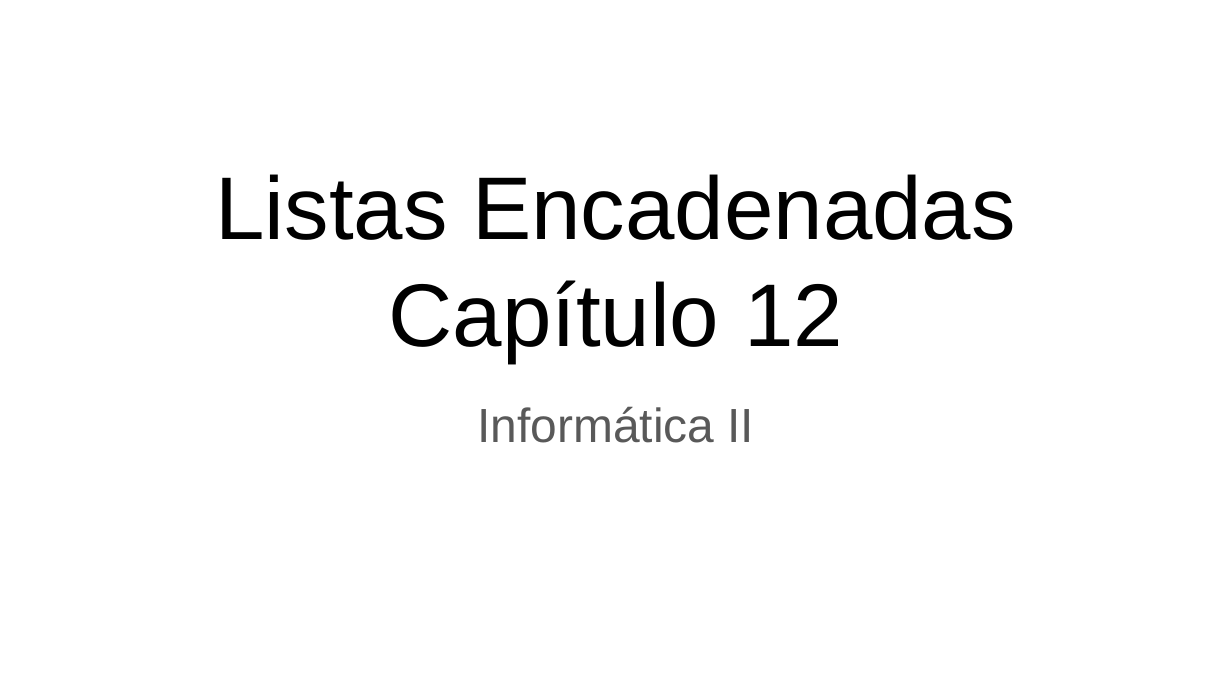
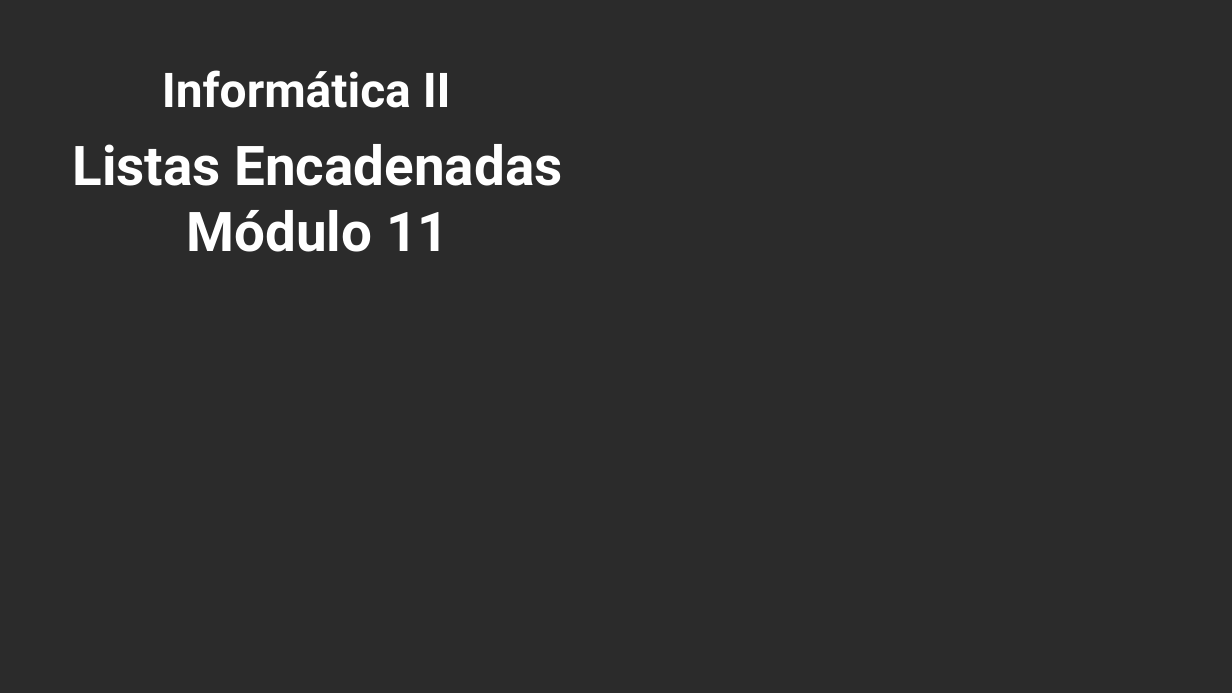
Before and after one commit to OMardil/INFO2, a slide deck: slide 1 of MOD11_Listas/01 Presentacion/INFO2_MOD11-Listas.pptx. Drawn at 1232x693 pixels with LibreOffice and Linux fonts; fonts in the diff are those of the drawing; background and template pictures are left out; a plain dark background stands for a picture behind light text. Boxes give left, top, right and bottom in pixels: in the first picture for what was removed or moved away, otherwise in the second. Text is boxed around its words. In the diff, an @@ line names an element or a change of style, - is before the commit and + after.

```diff
--- a/MOD11_Listas/01 Presentacion/INFO2_MOD11-Listas.pptx
+++ b/MOD11_Listas/01 Presentacion/INFO2_MOD11-Listas.pptx
@@ background #FFFFFF to picture (left out) @@
@@ subtitle "Informática II": place and size @@
-subtitle "Informática II" at bbox=[478, 406, 755, 443]
+subtitle "Informática II" at bbox=[162, 70, 451, 108]
@@ subtitle "Informática II" at bbox=[162, 70, 451, 108]: font Arial to Roboto, text colour #595959 to #FFFFFF, bold on @@
@@ title "Listas Encadenadas": place and size @@
-title "Listas Encadenadas" at bbox=[216, 174, 1015, 362]
+title "Listas Encadenadas" at bbox=[72, 144, 562, 252]
@@ title at bbox=[72, 144, 562, 186]: size 52 to 32 pt, font Arial to Roboto, text colour #000000 to #FFFFFF, bold on in "Listas Encadenadas" @@
@@ title at bbox=[187, 210, 449, 252]: text changed; size 52 to 32 pt; font Arial to Roboto; text colour #000000 to #FFFFFF; bold on @@
-Capítulo 12
+Módulo 11
```
Also in this commit, not shown: 4 other slides changed, 5 slides added, 11 slides removed, 14 other files.
